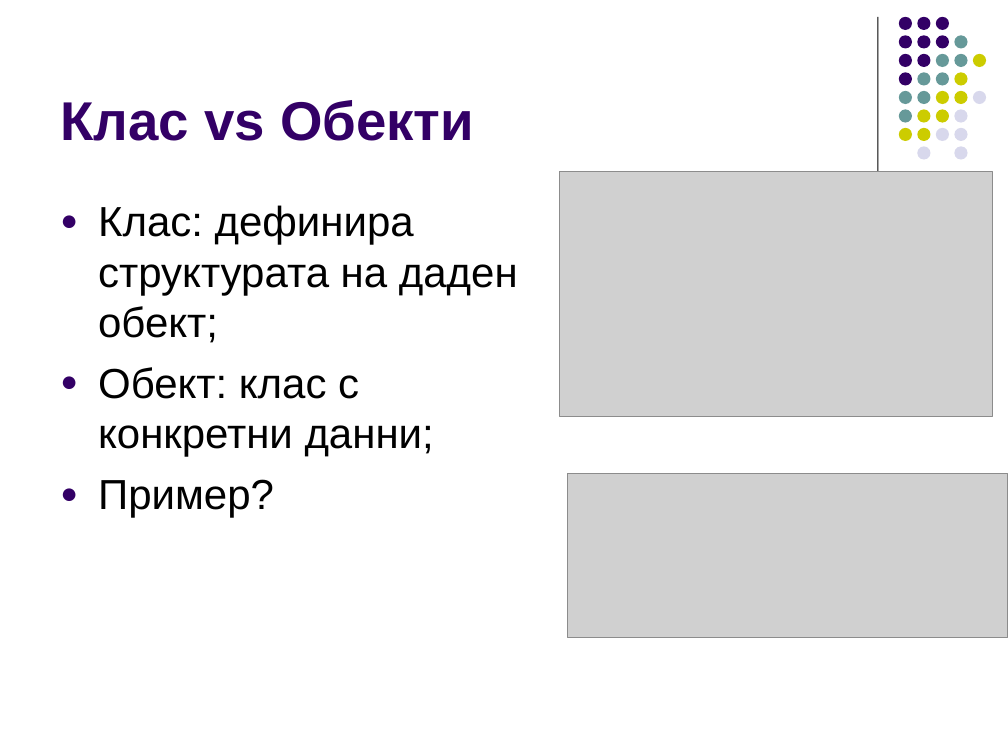
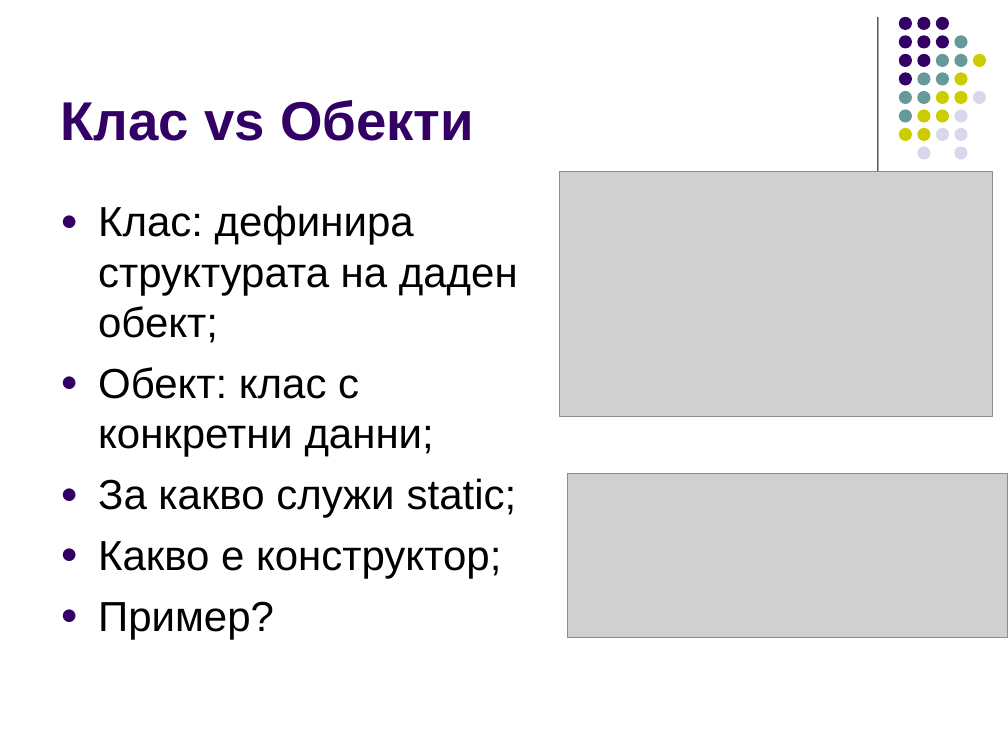
Before and after one commit to ivorusev/startup-factory-java-course, a slide deck: slide 4 of 2-OOP.ppt (slide 3 before the commit). Drawn at 1008x756 pixels with LibreOffice and Linux fonts; fonts in the diff are those of the drawing; grey boxes stand for pictures. Boxes give left, top, right and bottom in pixels: in the first picture for what was removed or moved away, otherwise in the second. Text is boxed around its words. In the diff, an @@ line names an element or a change of style, - is before the commit and + after.

```diff
--- a/2-OOP.ppt
+++ b/2-OOP.ppt
@@ text at (x1=98, y1=478, x2=517, y2=579): paragraphs added @@
+● За какво служи static;
+● Какво е конструктор;
```
Also in this commit, not shown: 3 other slides changed, 9 slides added.
